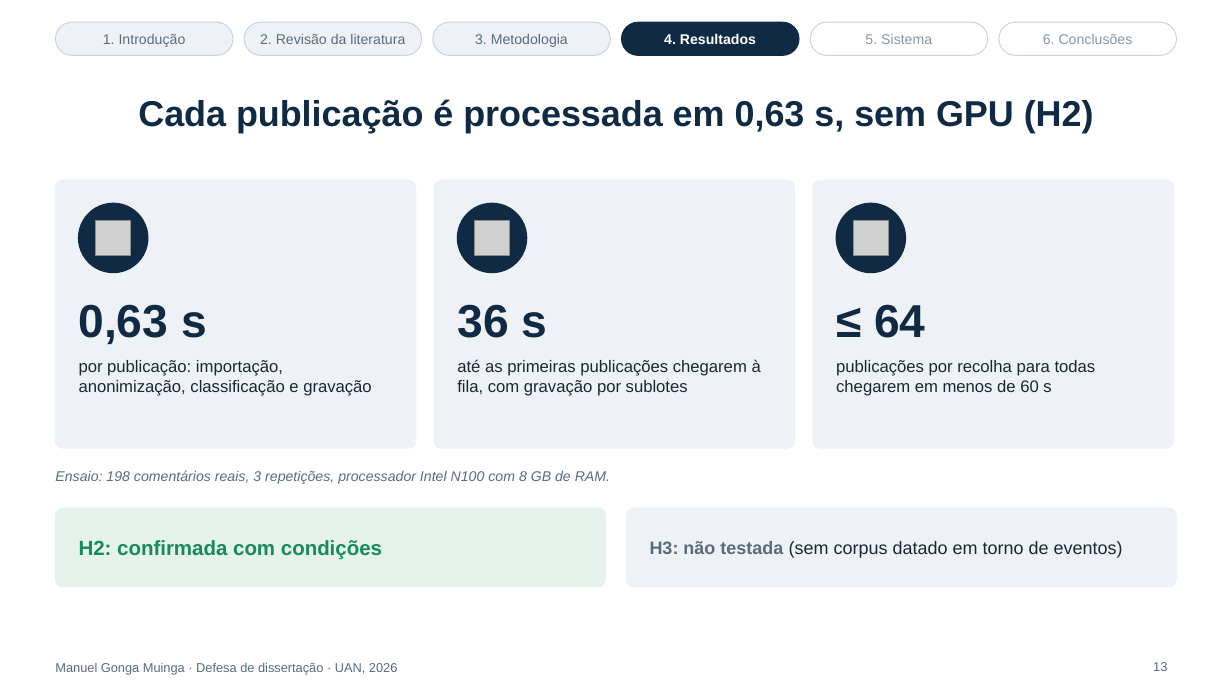
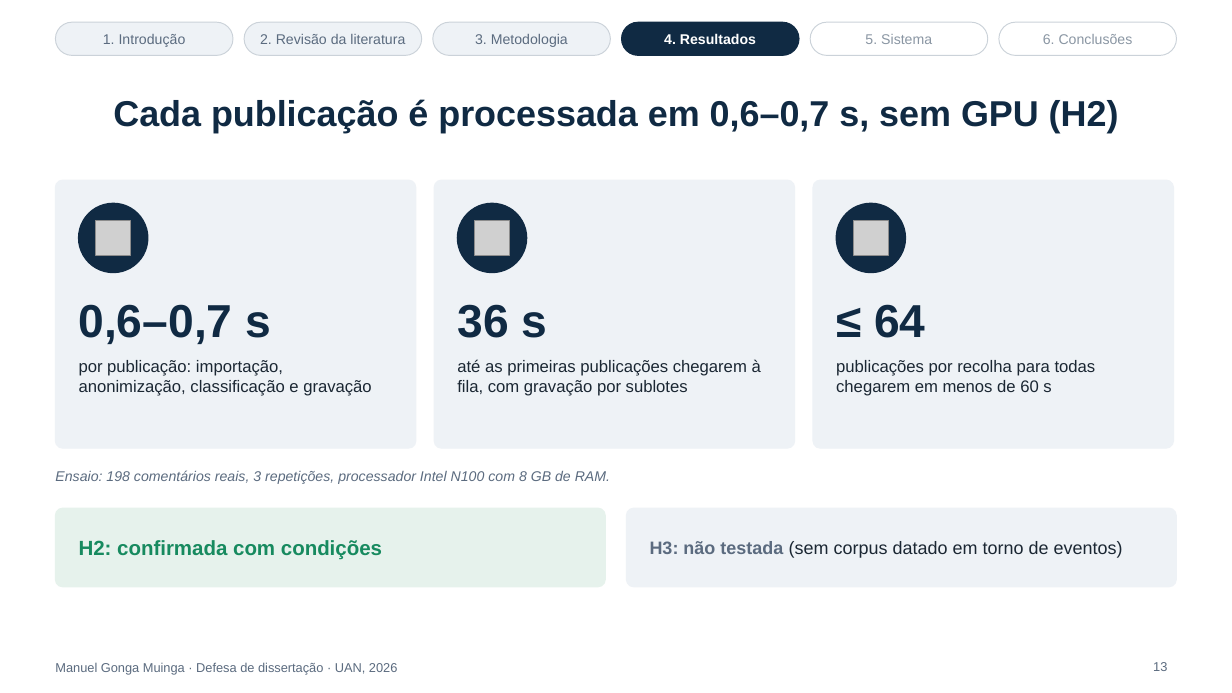
Before and after one commit to manuelmuinga/dissertacao-uan-angola, a slide deck: slide 13 of docs/Apresentacao_Defesa_UAN.pptx. Drawn at 1232x693 pixels with LibreOffice and Linux fonts; fonts in the diff are those of the drawing; grey boxes stand for pictures. Boxes give left, top, right and bottom in pixels: in the first picture for what was removed or moved away, otherwise in the second. Text is boxed around its words. In the diff, an @@ line names an element or a change of style, - is before the commit and + after.

```diff
--- a/docs/Apresentacao_Defesa_UAN.pptx
+++ b/docs/Apresentacao_Defesa_UAN.pptx
@@ title at [113, 99, 1119, 133]: text changed @@
-Cada publicação é processada em 0,63 s, sem GPU (H2)
+Cada publicação é processada em 0,6–0,7 s, sem GPU (H2)
@@ text at [79, 304, 271, 344]: text changed @@
-0,63 s
+0,6–0,7 s
```
Also in this commit, not shown: 12 other slides changed, 3 other files.
